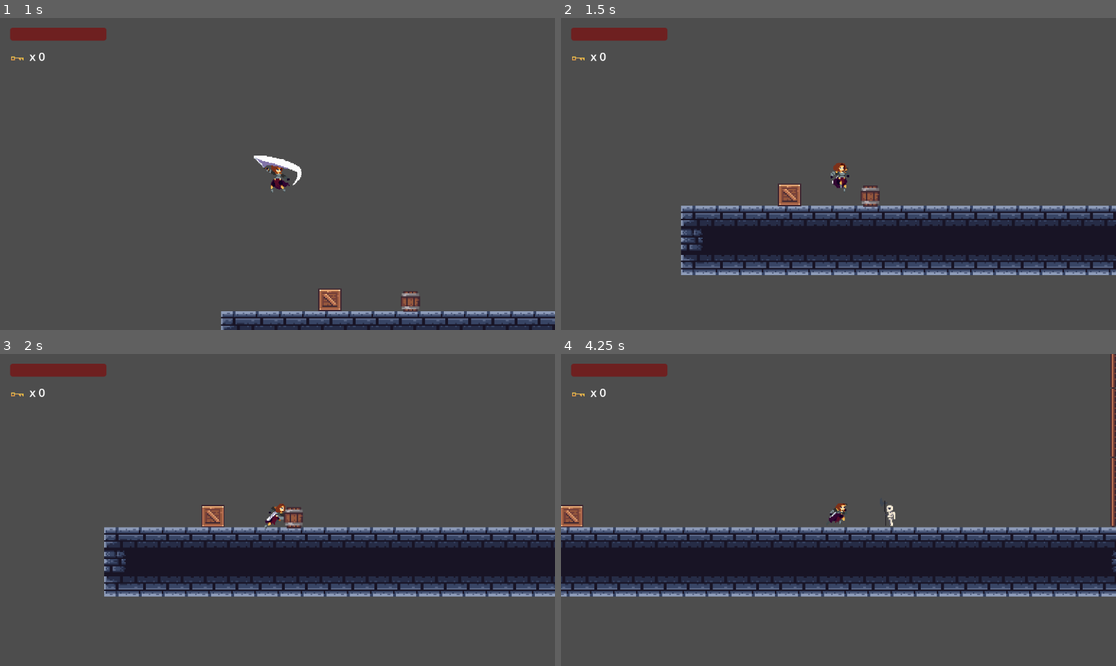
Above: before the commit, frames 1-4 (two rows, left to right).
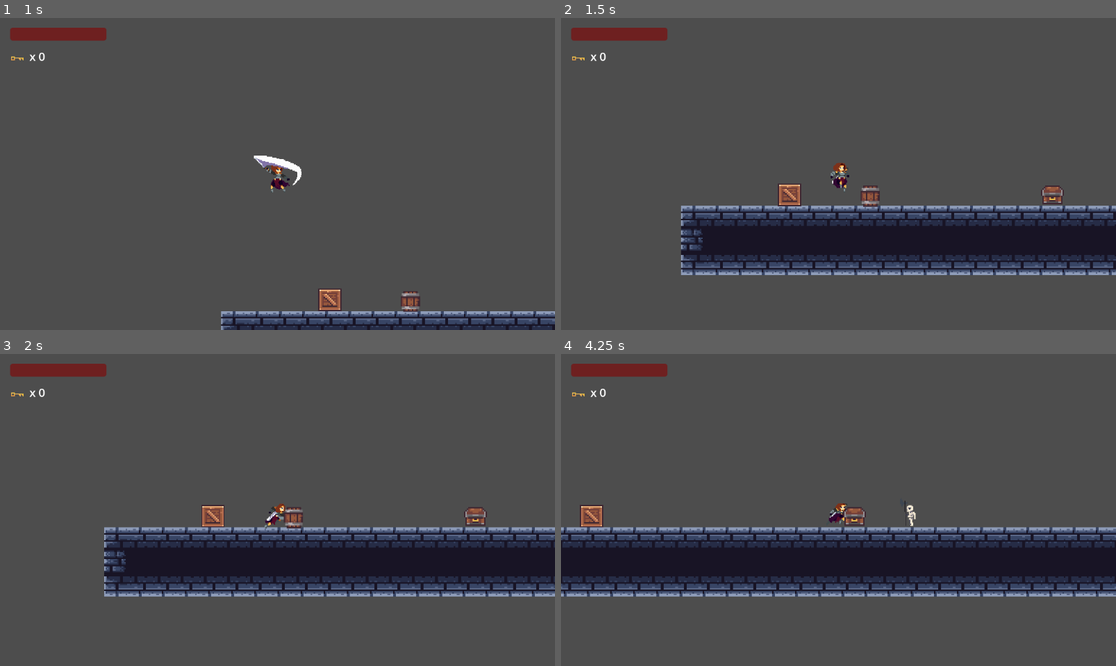
Above: after the commit, the same moments.

Repository: alperburakurk/game
Game: Godot game, scene res://scenes/level_1.tscn
The game is run twice, just before and just after one commit, with the same random seed, the same clock (stepped at 60 frames per second) and the same inputs.
Inputs:
- Up to frame 1 (1 s): tap Enter (ui_accept) at 0.5, 0.77 s; hold Right (ui_right) from 0.53 s (still down); hold E (attack) from 0.53 s (still down)
- Up to frame 2 (1.5 s): keep holding Right (ui_right); release E (attack) at 1.28 s; tap R at 1.35 s
- Up to frame 3 (2 s): keep holding Right (ui_right); tap Enter (ui_accept) at 1.52 s
- Up to frame 4 (4.25 s): release Right (ui_right) at 2.03 s; hold Left (ui_left) 2.03-2.78 s; hold E (attack) 2.03-2.78 s; hold Right (ui_right) from 2.78 s (still down); tap R at 2.85 s; tap Enter (ui_accept) at 3.02, 3.77 s; hold E (attack) from 3.53 s (still down)

Frame 1 is identical in both runs. In frame 2, 0.2% of the frame differs, in the area x 86-91%, y 53-60%; in frame 3, 0.2%; in frame 4, 5.4%, in the area x 0-100%, y 0-78%.

Commit message:
fixed the chest and key collection

Diff:
--- a/medival-run/scenes/chest.gd
+++ b/medival-run/scenes/chest.gd
@@ -34,10 +34,17 @@
 
 func _spawn_key() -> void:
 	if key_scene == null:
+		push_warning("Chest has no key_scene assigned; cannot spawn key.")
 		return
 	var key := key_scene.instantiate()
-	get_tree().current_scene.add_child(key)
+	var parent := get_tree().current_scene
+	if parent == null:
+		parent = get_tree().root
+	parent.add_child(key)
 	key.global_position = global_position + Vector2(0, -2)
+	if key.has_method("pop"):
+		var direction := 1 if randi() % 2 == 0 else -1
+		key.call_deferred("pop", direction)
 
 func _on_body_entered(body: Node2D) -> void:
 	if body.name == "Player":
--- a/medival-run/scenes/chest.tscn
+++ b/medival-run/scenes/chest.tscn
@@ -1,7 +1,8 @@
-[gd_scene format=3 uid="uid://bi1iaad4gf55t"]
+[gd_scene load_steps=8 format=3 uid="uid://bi1iaad4gf55t"]
 
 [ext_resource type="Texture2D" uid="uid://d0r0xq0ibryco" path="res://assets/tilesets/Dungeon Tile Set.png" id="1_tex"]
 [ext_resource type="Script" uid="uid://b80vsr8aycwwm" path="res://scenes/chest.gd" id="2_script"]
+[ext_resource type="PackedScene" uid="uid://cl4qkpd3a2y6n" path="res://scenes/key.tscn" id="3_key"]
 
 [sub_resource type="AtlasTexture" id="AtlasTexture_chest_closed"]
 atlas = ExtResource("1_tex")
@@ -50,6 +51,7 @@
 [node name="Chest" type="StaticBody2D" unique_id=1268287756]
 collision_mask = 0
 script = ExtResource("2_script")
+key_scene = ExtResource("3_key")
 
 [node name="AnimatedSprite2D" type="AnimatedSprite2D" parent="." unique_id=1194377110]
 sprite_frames = SubResource("SpriteFrames_chest")
--- a/medival-run/scenes/key.gd
+++ b/medival-run/scenes/key.gd
@@ -1,23 +1,57 @@
 extends Area2D
 
-const ARC_TIME := 0.5
-const APEX_OFFSET := Vector2(0, -18)
-const REST_OFFSET := Vector2(0, -10)
+@export var pickup_delay: float = 1.0
+@export var arc_time: float = 0.5
+@export var apex_offset: Vector2 = Vector2(8, -18)
+@export var rest_offset: Vector2 = Vector2(16, 4)
 
 var _picked_up := false
+var _popped := false
+var _pickup_armed := false
 
 func _ready() -> void:
+	monitoring = true
 	body_entered.connect(_on_body_entered)
-	_play_pop_arc()
 
-func _play_pop_arc() -> void:
+func pop(direction: int = 1) -> void:
+	if _popped or _picked_up:
+		return
+	_popped = true
+	var dir := -1.0 if direction < 0 else 1.0
 	var start_pos := position
-	var apex := start_pos + APEX_OFFSET
-	var land := start_pos + REST_OFFSET
+	var apex := start_pos + Vector2(apex_offset.x * dir, apex_offset.y)
+	var land := start_pos + Vector2(rest_offset.x * dir, rest_offset.y)
 	var t := create_tween().set_trans(Tween.TRANS_QUAD)
-	t.tween_property(self, "position", apex, ARC_TIME * 0.5).set_ease(Tween.EASE_OUT)
-	t.tween_property(self, "position", land, ARC_TIME * 0.5).set_ease(Tween.EASE_IN)
-	t.finished.connect(_start_bob)
+	t.tween_property(self, "position", apex, arc_time * 0.5).set_ease(Tween.EASE_OUT)
+	t.tween_property(self, "position", land, arc_time * 0.5).set_ease(Tween.EASE_IN)
+	t.finished.connect(_on_landed)
+	_arm_pickup_after_delay()
+
+func _arm_pickup_after_delay() -> void:
+	if pickup_delay <= 0.0:
+		_arm_pickup()
+		return
+	var timer := get_tree().create_timer(pickup_delay)
+	timer.timeout.connect(_arm_pickup)
+
+func _arm_pickup() -> void:
+	if _pickup_armed or _picked_up:
+		return
+	_pickup_armed = true
+	for body in get_overlapping_bodies():
+		if _is_player(body):
+			_pickup()
+			return
+
+func _on_landed() -> void:
+	if _picked_up:
+		return
+	if _pickup_armed:
+		for body in get_overlapping_bodies():
+			if _is_player(body):
+				_pickup()
+				return
+	_start_bob()
 
 func _start_bob() -> void:
 	if _picked_up:
@@ -28,11 +62,19 @@
 	bob.tween_property(self, "position:y", rest_y, 0.6).set_trans(Tween.TRANS_SINE)
 
 func _on_body_entered(body: Node) -> void:
-	if _picked_up:
+	if _picked_up or not _pickup_armed:
 		return
-	if body.name == "Player":
-		_picked_up = true
-		var level := get_tree().current_scene
-		if level != null and level.has_method("add_key"):
-			level.add_key()
-		queue_free()
+	if _is_player(body):
+		_pickup()
+
+func _pickup() -> void:
+	if _picked_up or not _pickup_armed:
+		return
+	_picked_up = true
+	var level := get_tree().current_scene
+	if level != null and level.has_method("add_key"):
+		level.add_key()
+	queue_free()
+
+func _is_player(body: Node) -> bool:
+	return body != null and (body.name == "Player" or body.is_in_group("player"))
--- a/medival-run/scenes/key.tscn
+++ b/medival-run/scenes/key.tscn
@@ -1,22 +1,23 @@
 [gd_scene format=3 uid="uid://cl4qkpd3a2y6n"]
 
 [ext_resource type="Texture2D" uid="uid://d0r0xq0ibryco" path="res://assets/tilesets/Dungeon Tile Set.png" id="1_tex"]
-[ext_resource type="Script" path="res://scenes/key.gd" id="2_script"]
+[ext_resource type="Script" uid="uid://cvoefa7ykx341" path="res://scenes/key.gd" id="2_script"]
 
 [sub_resource type="AtlasTexture" id="AtlasTexture_key"]
 atlas = ExtResource("1_tex")
 region = Rect2(176, 144, 16, 16)
 
 [sub_resource type="RectangleShape2D" id="RectangleShape2D_key"]
-size = Vector2(12, 8)
+size = Vector2(13, 4)
 
-[node name="Key" type="Area2D"]
+[node name="Key" type="Area2D" unique_id=630912413]
 collision_layer = 0
 collision_mask = 2
 script = ExtResource("2_script")
 
-[node name="Sprite2D" type="Sprite2D" parent="."]
+[node name="Sprite2D" type="Sprite2D" parent="." unique_id=324806136]
 texture = SubResource("AtlasTexture_key")
 
-[node name="CollisionShape2D" type="CollisionShape2D" parent="."]
+[node name="CollisionShape2D" type="CollisionShape2D" parent="." unique_id=1974755314]
+position = Vector2(-0.5, 2)
 shape = SubResource("RectangleShape2D_key")
--- a/medival-run/scenes/level_1.tscn
+++ b/medival-run/scenes/level_1.tscn
@@ -7,6 +7,7 @@
 [ext_resource type="PackedScene" uid="uid://bgoabnx0cmj4c" path="res://scenes/skeleton.tscn" id="3_rus8k"]
 [ext_resource type="PackedScene" uid="uid://c776e2s5kwrw3" path="res://scenes/barrel.tscn" id="7_pa8r4"]
 [ext_resource type="PackedScene" uid="uid://dyoay8wsnkmbo" path="res://scenes/crate.tscn" id="8_15mv3"]
+[ext_resource type="PackedScene" uid="uid://bi1iaad4gf55t" path="res://scenes/chest.tscn" id="8_e3sih"]
 
 [sub_resource type="AtlasTexture" id="AtlasTexture_keyicon"]
 atlas = ExtResource("1_bswci")
@@ -99,3 +100,6 @@
 
 [node name="barrel" parent="." unique_id=619327318 instance=ExtResource("7_pa8r4")]
 position = Vector2(803, 665)
+
+[node name="Chest" parent="." unique_id=1268287756 instance=ExtResource("8_e3sih")]
+position = Vector2(929, 663)
